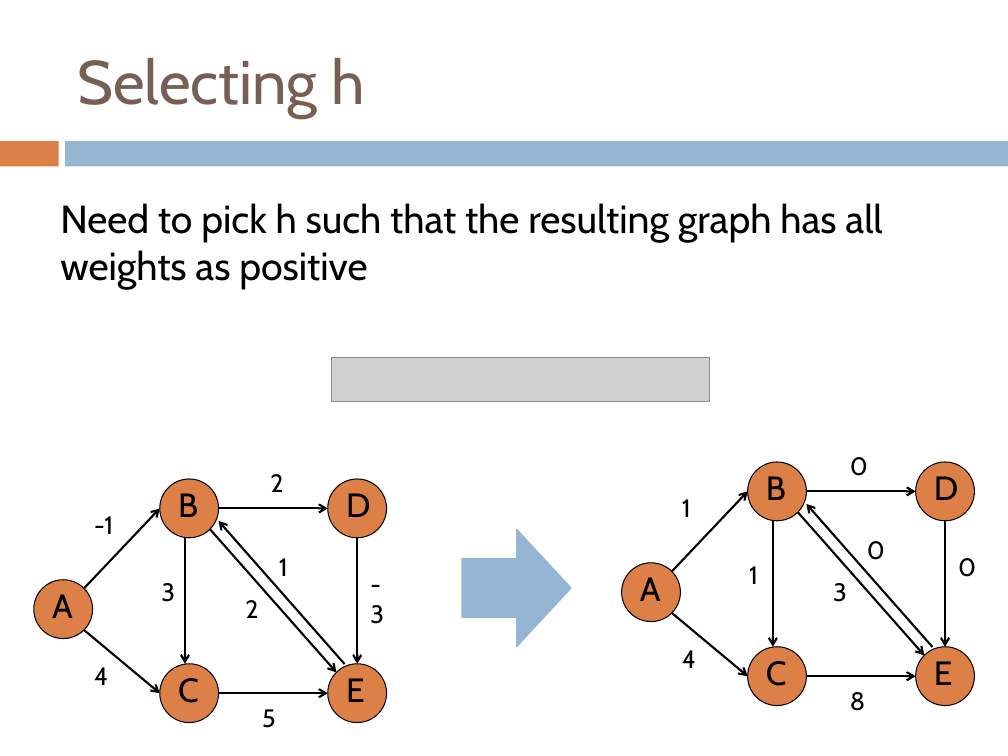
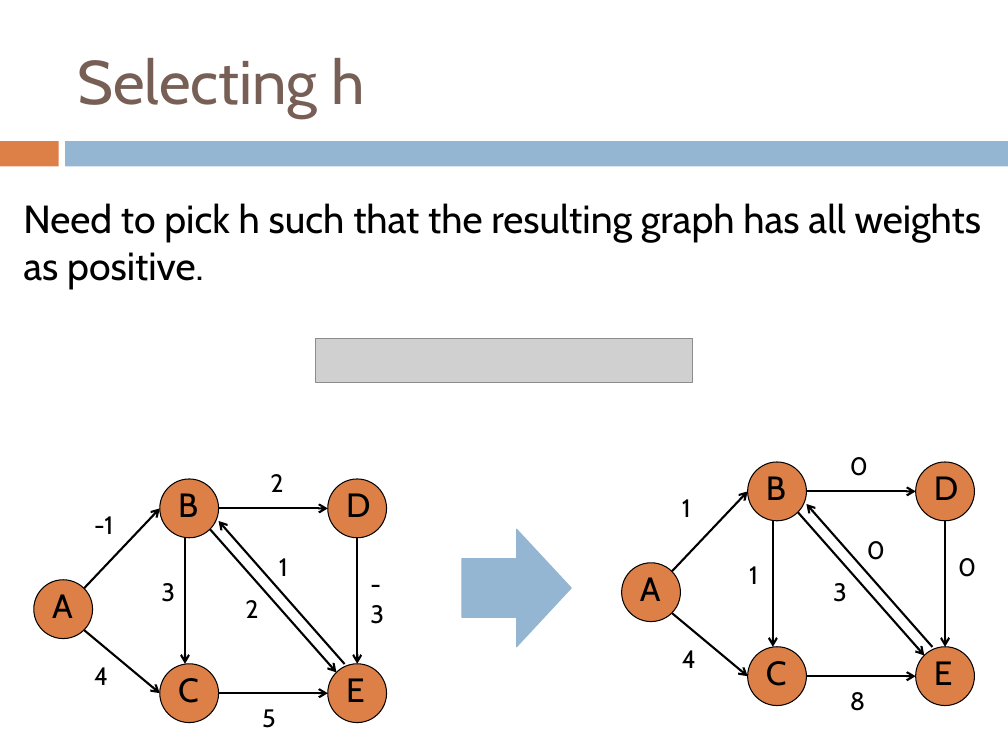
Before and after one commit to Collins-kariuk/Algorithms, a slide deck: slide 70 of Lectures/Lecture 20_All-Pairs Shortest Paths.pptx. Drawn at 1008x756 pixels with LibreOffice and Linux fonts; fonts in the diff are those of the drawing; grey boxes stand for pictures. Boxes give left, top, right and bottom in pixels: in the first picture for what was removed or moved away, otherwise in the second. Text is boxed around its words. In the diff, an @@ line names an element or a change of style, - is before the commit and + after.

```diff
--- a/Lectures/Lecture 20_All-Pairs Shortest Paths.pptx
+++ b/Lectures/Lecture 20_All-Pairs Shortest Paths.pptx
@@ text at box(23, 203, 981, 290): text changed @@
-Need to pick h such that the resulting graph has all weights as positive
+Need to pick h such that the resulting graph has all weights as positive.
@@ picture: place and size @@
-picture at box(332, 357, 710, 400)
+picture at box(314, 339, 692, 382)
```
Also in this commit, not shown: 13 other slides changed.
